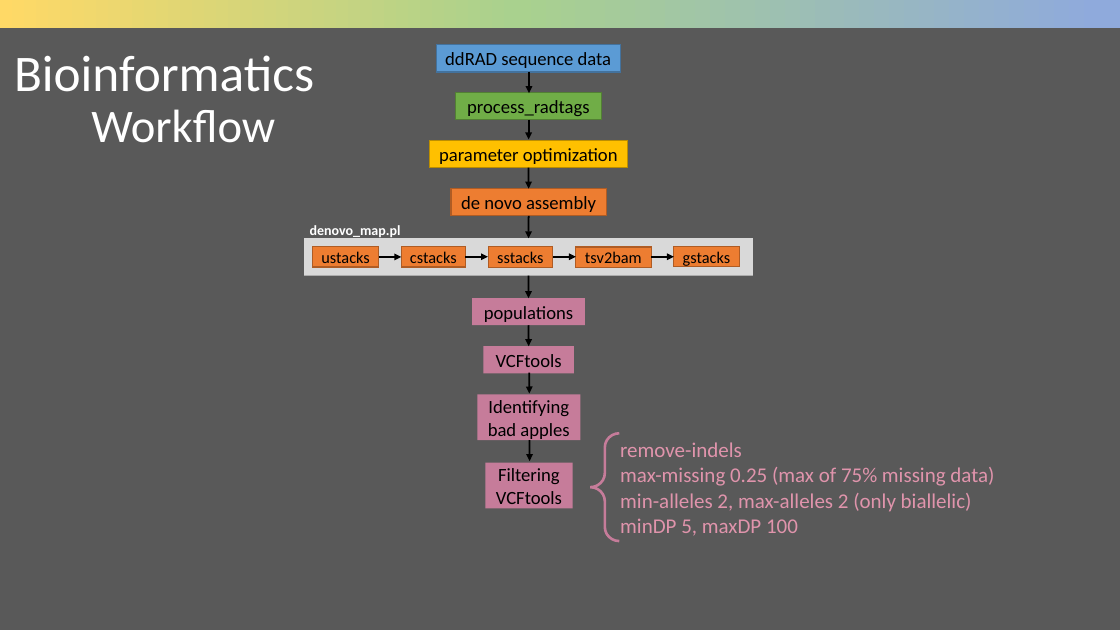
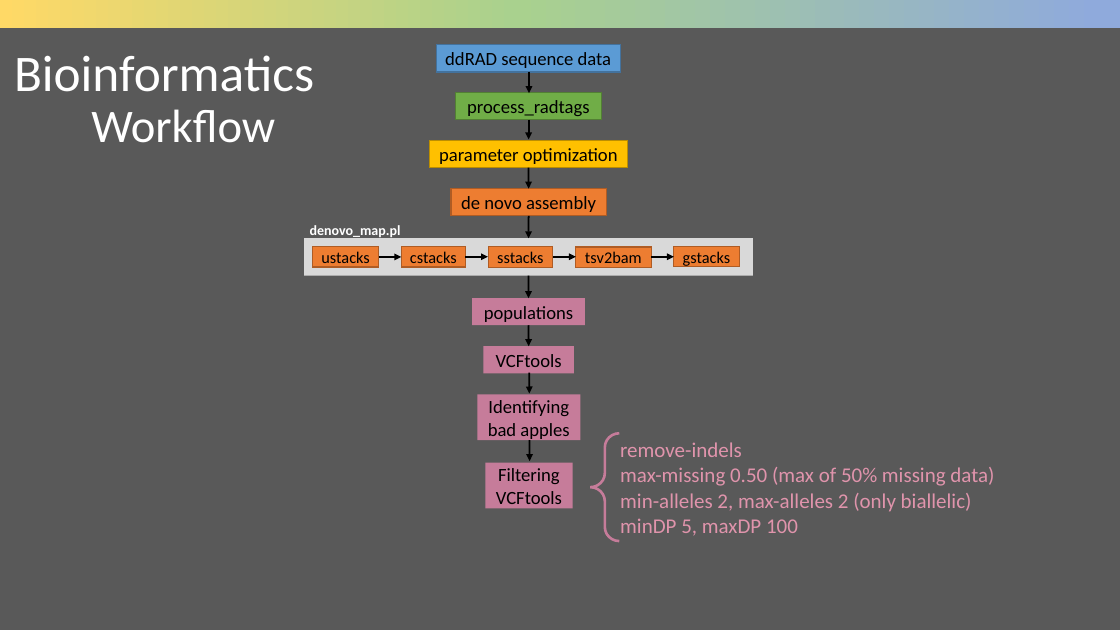
Before and after one commit to cd-barratt/ddRAD-seq_workshop, a slide deck: slide 46 of talks/2_Stacks2_lecture.pptx (slide 42 before the commit). Drawn at 1120x630 pixels with LibreOffice and Linux fonts; fonts in the diff are those of the drawing. Boxes give left, top, right and bottom in pixels: in the first picture for what was removed or moved away, otherwise in the second. Text is boxed around its words. In the diff, an @@ line names an element or a change of style, - is before the commit and + after.

```diff
--- a/talks/2_Stacks2_lecture.pptx
+++ b/talks/2_Stacks2_lecture.pptx
@@ text at (x1=620, y1=467, x2=994, y2=486): text changed @@
-max-missing 0.25 (max of 75% missing data)
+max-missing 0.50 (max of 50% missing data)
```
Also in this commit, not shown: 18 other slides changed, 8 slides added, 1 slide removed, 1 other file.
